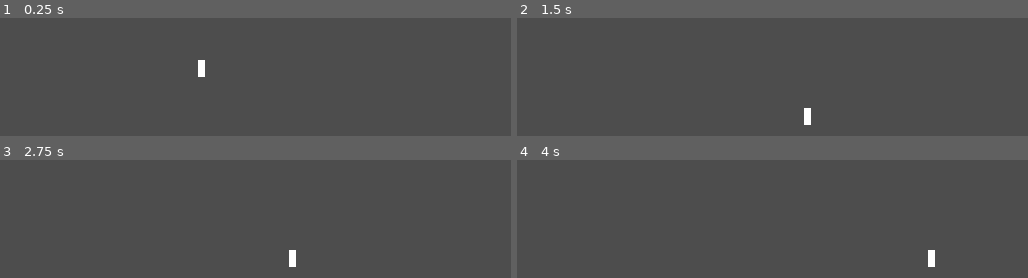
Above: before the commit, frames 1-4 (two rows, left to right).
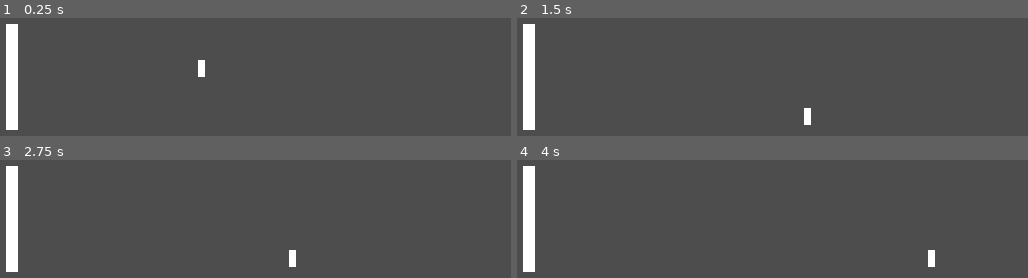
Above: after the commit, the same moments.

Repository: andre-felipe-wonsik-alves/seinfo-26
Game: Godot game, scene res://Scenes/root.tscn
The game is run twice, just before and just after one commit, with the same random seed, the same clock (stepped at 60 frames per second) and the same inputs. The project has no main scene, so this scene is started directly.
Inputs:
- Up to frame 1 (0.25 s): no input
- Up to frame 2 (1.5 s): hold W (up) 0.53-1.28 s; hold D (right) from 0.53 s (still down); tap Enter at 1.25 s; tap W (up) at 1.35 s
- Up to frame 3 (2.75 s): tap W (up) at 1.52, 1.82 s; release D (right) at 2.03 s; hold A (left) from 2.03 s (still down); hold W (up) from 2.03 s (still down)
- Up to frame 4 (4 s): release A (left) at 2.78 s; release W (up) at 2.78 s; hold D (right) from 2.78 s (still down); tap W (up) at 2.85, 3.02, 3.32 s; hold W (up) from 3.53 s (still down)

The runs differ from the first frame. In frame 1, 2.1% of the frame differs, in the area x 1-4%, y 5-95%; in frame 2, 2.1%; in frame 3, 2.1%; in frame 4, 2.1%.

Commit message:
feat: ClimbableComponent

Diff:
--- a/Jogo/Scenes/Environment/ladder.tscn
+++ b/Jogo/Scenes/Environment/ladder.tscn
@@ -1,4 +1,6 @@
 [gd_scene format=3 uid="uid://31tkpqnds8l5"]
+
+[ext_resource type="Script" uid="uid://bdwh41cywopfj" path="res://Scripts/Components/ClimbableComponent.gd" id="1_soih7"]
 
 [sub_resource type="GDScript" id="GDScript_wv486"]
 script/source = "extends Node2D
@@ -14,9 +16,25 @@
 [sub_resource type="QuadMesh" id="QuadMesh_u56q8"]
 size = Vector2(1, 10)
 
+[sub_resource type="RectangleShape2D" id="RectangleShape2D_soih7"]
+size = Vector2(1.8897642, 10.000002)
+
 [node name="Ladder" type="Node2D" unique_id=1129914566]
-scale = Vector2(10, 10)
+scale = Vector2(25.400002, 25.400002)
 script = SubResource("GDScript_wv486")
 
 [node name="MeshInstance2D" type="MeshInstance2D" parent="." unique_id=1727541395]
 mesh = SubResource("QuadMesh_u56q8")
+
+[node name="ClimbableComponent" type="Area2D" parent="." unique_id=830907516]
+script = ExtResource("1_soih7")
+metadata/_custom_type_script = "uid://bdwh41cywopfj"
+
+[node name="CollisionShape2D" type="CollisionShape2D" parent="ClimbableComponent" unique_id=1133826660]
+scale = Vector2(0.99999976, 0.99999976)
+shape = SubResource("RectangleShape2D_soih7")
+
+[connection signal="area_entered" from="ClimbableComponent" to="ClimbableComponent" method="_on_area_entered"]
+[connection signal="area_exited" from="ClimbableComponent" to="ClimbableComponent" method="_on_area_exited"]
+[connection signal="body_entered" from="ClimbableComponent" to="ClimbableComponent" method="_on_body_entered"]
+[connection signal="body_exited" from="ClimbableComponent" to="ClimbableComponent" method="_on_body_exited"]
--- a/Jogo/Scenes/root.tscn
+++ b/Jogo/Scenes/root.tscn
@@ -1,6 +1,7 @@
 [gd_scene format=3 uid="uid://cgx67nc3x4tq"]
 
 [ext_resource type="PackedScene" uid="uid://ccolff1t6pirw" path="res://Scenes/player.tscn" id="1_i04dx"]
+[ext_resource type="PackedScene" uid="uid://31tkpqnds8l5" path="res://Scenes/Environment/ladder.tscn" id="2_8pvmw"]
 
 [sub_resource type="WorldBoundaryShape2D" id="WorldBoundaryShape2D_86cna"]
 
@@ -19,3 +20,6 @@
 
 [node name="MeshInstance2D" type="MeshInstance2D" parent="StaticBody2D" unique_id=57050614]
 mesh = SubResource("QuadMesh_86cna")
+
+[node name="Ladder" parent="." unique_id=1129914566 instance=ExtResource("2_8pvmw")]
+position = Vector2(485, 656)
--- /dev/null
+++ b/Jogo/Scripts/Components/ClimbableComponent.gd
@@ -0,0 +1,46 @@
+class_name ClimbableComponent extends Area2D
+
+signal can_climb(can_climb: bool)
+
+func _ready() -> void:
+	if not body_entered.is_connected(_on_body_entered):
+		body_entered.connect(_on_body_entered)
+
+	if not body_exited.is_connected(_on_body_exited):
+		body_exited.connect(_on_body_exited)
+
+	if not area_entered.is_connected(_on_area_entered):
+		area_entered.connect(_on_area_entered)
+
+	if not area_exited.is_connected(_on_area_exited):
+		area_exited.connect(_on_area_exited)
+
+func _on_area_entered(area: Area2D) -> void:
+	_notify_can_climb(area, true)
+
+func _on_area_exited(area: Area2D) -> void:
+	_notify_can_climb(area, false)
+
+func _on_body_entered(body: Node2D) -> void:
+	_notify_can_climb(body, true)
+
+func _on_body_exited(body: Node2D) -> void:
+	_notify_can_climb(body, false)
+
+func _notify_can_climb(node: Node, state: bool) -> void:
+	var movement = _find_movement_component(node)
+	if movement and not can_climb.is_connected(movement._on_can_climb):
+		can_climb.connect(movement._on_can_climb)
+	can_climb.emit(state)
+
+func _find_movement_component(node: Node) -> MovementComponent:
+	if node is MovementComponent:
+		return node
+	for child in node.get_children():
+		if child is MovementComponent:
+			return child
+	if node.get_parent():
+		for child in node.get_parent().get_children():
+			if child is MovementComponent:
+				return child
+	return null
--- a/Jogo/Scripts/Components/MovementComponent.gd
+++ b/Jogo/Scripts/Components/MovementComponent.gd
@@ -6,6 +6,7 @@
 @export var gravity_multiplier := 3.0
 
 var direction: Vector2 = Vector2.ZERO
+var can_climb: bool = false
 
 func execute(delta: float) -> void:
 	if body == null:
@@ -13,8 +14,14 @@
 
 	body.velocity.x = direction.x * speed
 
-	# Gravidade
-	if not body.is_on_floor():
-		body.velocity += body.get_gravity() * delta * gravity_multiplier
+	# Escalada e Gravidade
+	if can_climb and Input.is_action_pressed("up"):
+		body.velocity.y = direction.y * speed if direction.y != 0 else -speed
+	else:
+		if not body.is_on_floor():
+			body.velocity += body.get_gravity() * delta * gravity_multiplier
 
 	body.move_and_slide()
+
+func _on_can_climb(value: bool) -> void:
+	can_climb = value
--- a/Jogo/project.godot
+++ b/Jogo/project.godot
@@ -44,11 +44,6 @@
 "events": [Object(InputEventKey,"resource_local_to_scene":false,"resource_name":"","device":-1,"window_id":0,"alt_press …(192 unchanged characters)…
 ]
 }
-jump={
-"deadzone": 0.2,
-"events": [Object(InputEventKey,"resource_local_to_scene":false,"resource_name":"","device":-1,"window_id":0,"alt_pressed":false,"shift_pressed":false,"ctrl_pressed":false,"meta_pressed":false,"pressed":false,"keycode":0,"physical_keycode":32,"key_label":0,"unicode":32,"location":0,"echo":false,"script":null)
-]
-}
 
 [physics]
 
Not shown, added: Jogo/Scripts/Components/ClimbableComponent.gd.uid
